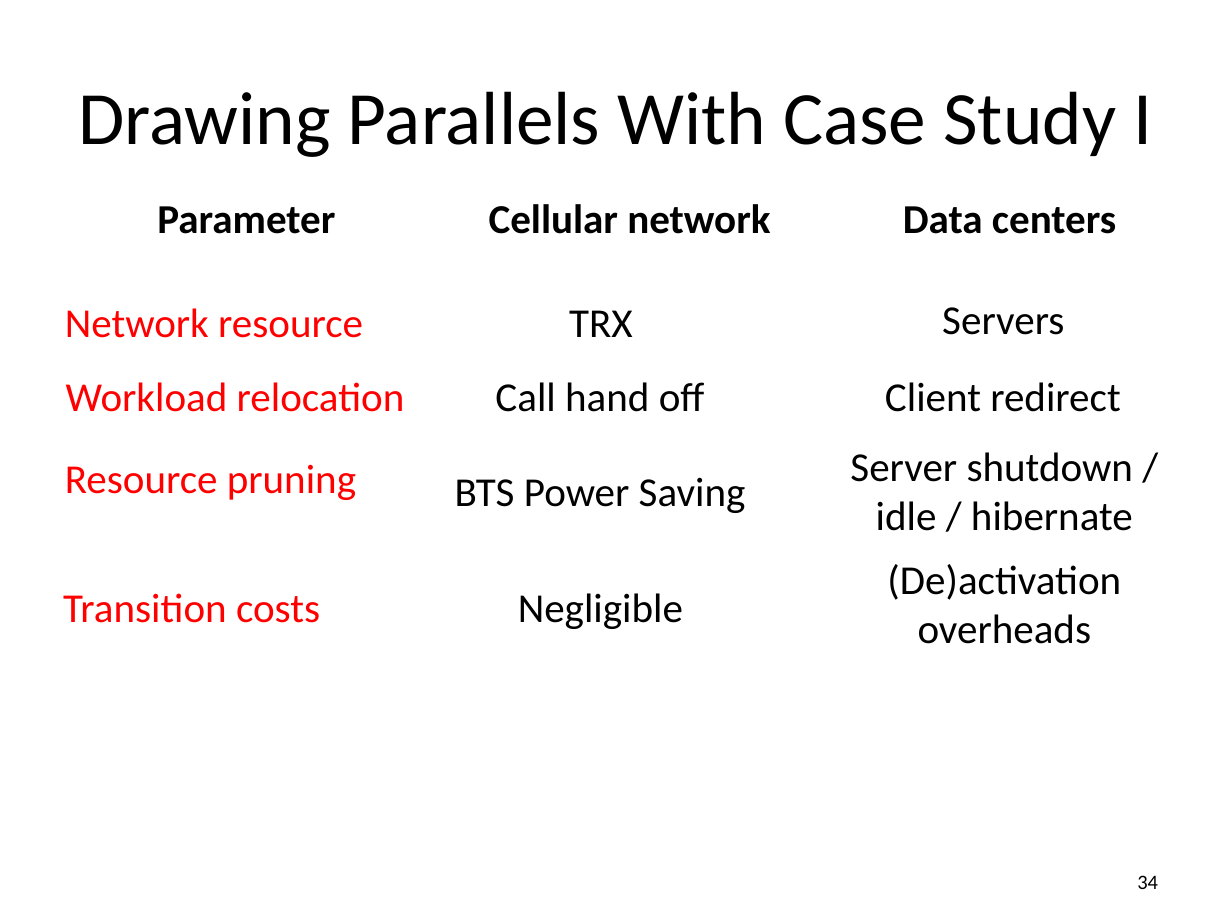
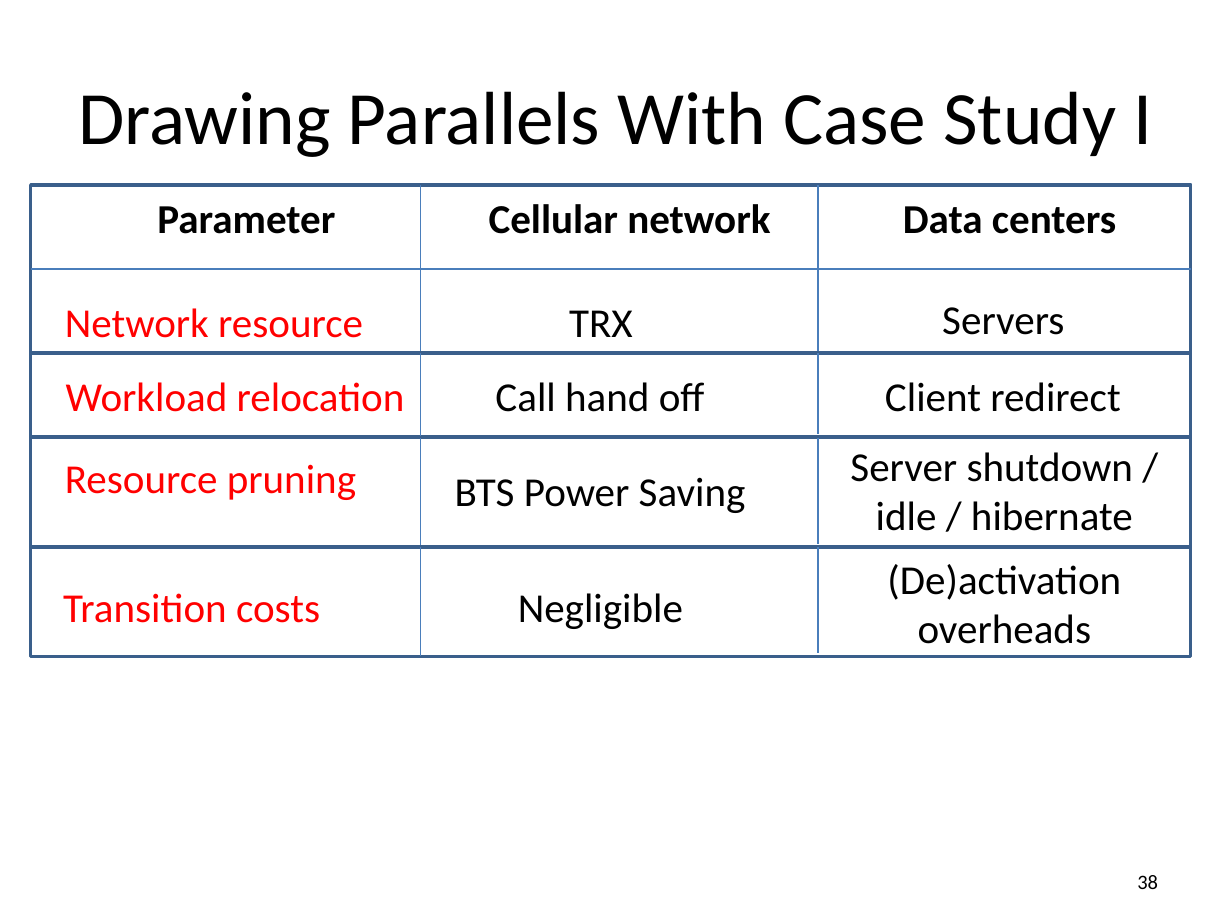
Before and after one commit to msaqib/Dissertation, a slide deck: slide 38 of RED-BLv8b.pptx (slide 34 before the commit). Drawn at 1232x924 pixels with LibreOffice and Linux fonts; fonts in the diff are those of the drawing. Boxes give left, top, right and bottom in pixels: in the first picture for what was removed or moved away, otherwise in the second. Text is boxed around its words. In the diff, an @@ line names an element or a change of style, - is before the commit and + after.

```diff
--- a/RED-BLv8b.pptx
+++ b/RED-BLv8b.pptx
@@ rectangle added at bbox=[31, 185, 1191, 354], outline #3A5F8C 2 pt @@
@@ line added from (420, 185) to (420, 354), #4B7EBC 0.75 pt @@
@@ line added from (818, 185) to (818, 354), #4B7EBC 0.75 pt @@
@@ line added from (31, 269) to (1191, 269), #4B7EBC 1.5 pt @@
@@ rectangle added at bbox=[31, 352, 1191, 436], outline #3A5F8C 2 pt @@
@@ line added from (420, 352) to (420, 437), #4B7EBC 0.75 pt @@
@@ line added from (818, 352) to (818, 434), #4B7EBC 0.75 pt @@
@@ rectangle added at bbox=[31, 437, 1191, 547], outline #3A5F8C 2 pt @@
@@ line added from (420, 437) to (420, 547), #4B7EBC 0.75 pt @@
@@ line added from (818, 437) to (818, 543), #4B7EBC 0.75 pt @@
@@ rectangle added at bbox=[31, 547, 1191, 657], outline #3A5F8C 2 pt @@
@@ line added from (420, 547) to (420, 657), #4B7EBC 0.75 pt @@
@@ line added from (818, 547) to (818, 653), #4B7EBC 0.75 pt @@
@@ page number at bbox=[1137, 875, 1158, 889]: text changed @@
-34
+38
```
Also in this commit, not shown: 32 other slides changed, 7 slides added, 2 slides removed, 32 other files.
